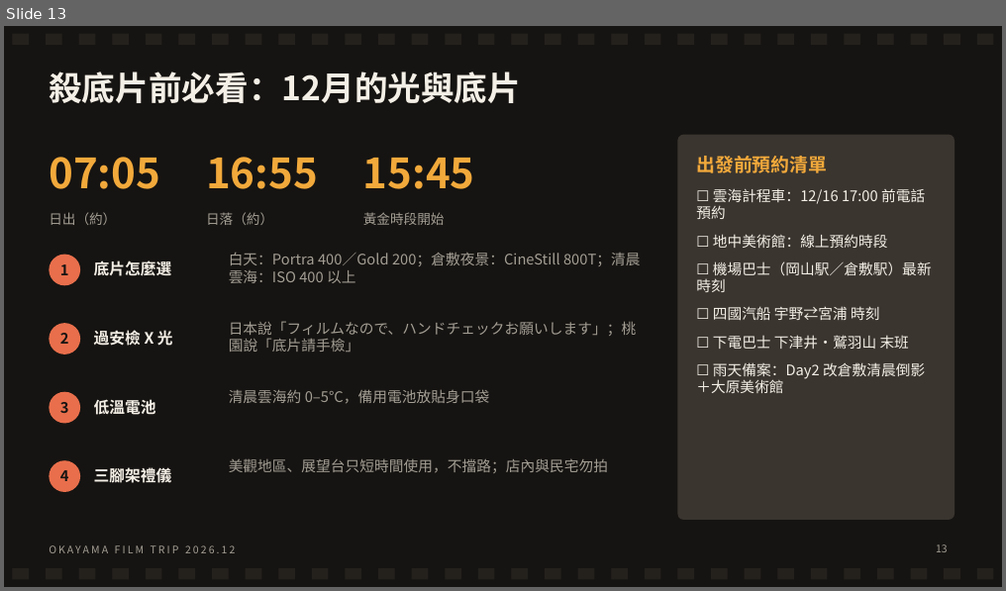
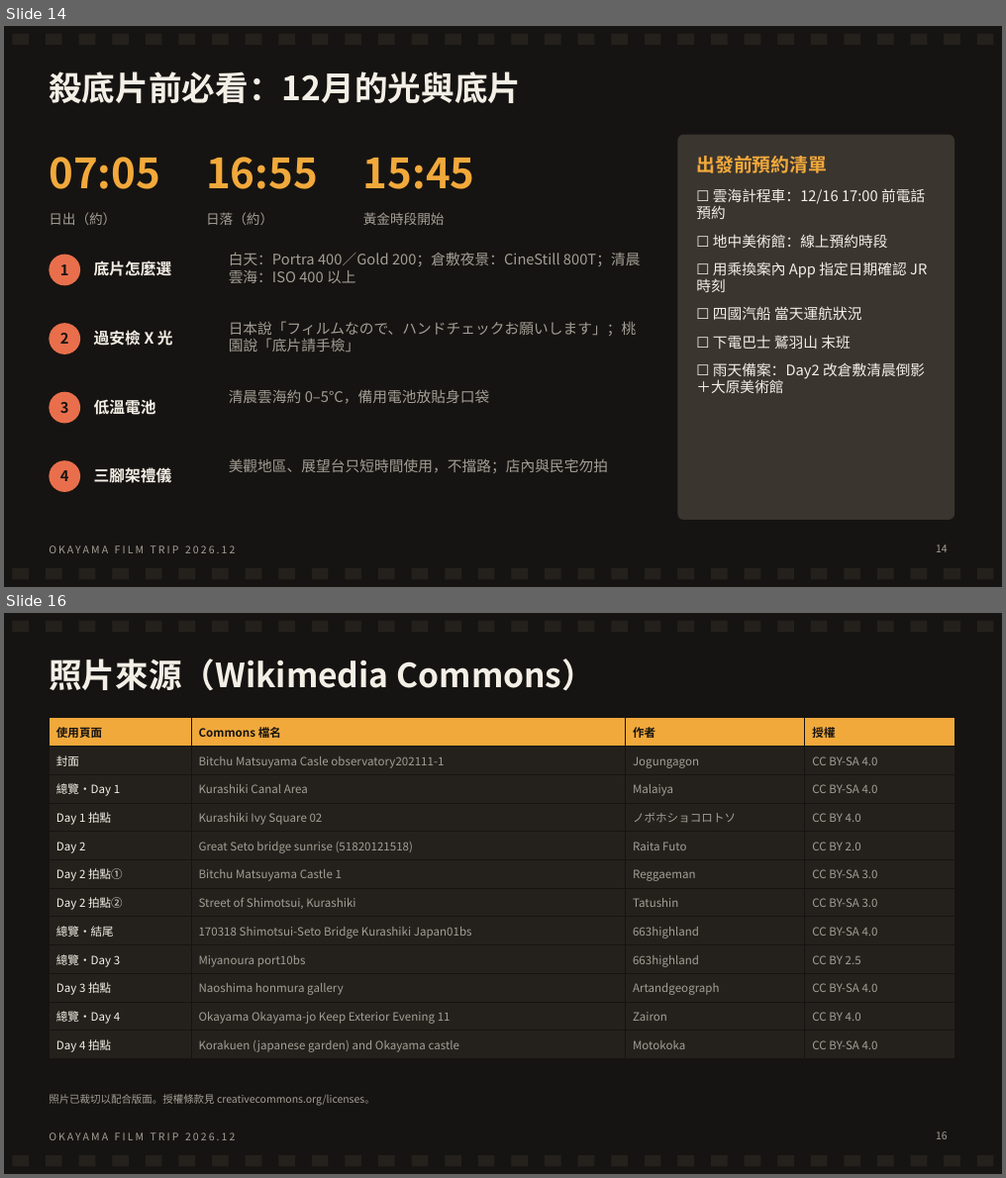
Before and after one commit to leoimpact999/djokovic-vs-sinner-analysis, a slide deck: 岡山4天3夜_底片獵景之旅.pptx. Shown one above the other, each under a label of ours: slide 13 before the commit, slides 14 and 16 after it; the slides between them are not shown. The pictures are 1006x591 and 1006x1178 pixels, drawn with LibreOffice and Linux fonts; fonts in the diff are those of the drawing. Boxes give left, top, right and bottom in pixels: in the first picture for what was removed or moved away, otherwise in the second. Text is boxed around its words. In the diff, an @@ line names an element or a change of style, - is before the commit and + after.

```diff
--- a/岡山4天3夜_底片獵景之旅.pptx
+++ b/岡山4天3夜_底片獵景之旅.pptx
@@ slide 16 added at (4,613,1002,1174), background #161412; not listed: 61 template elements that a slide beside it also shows @@
@@ title added at (49,659,596,691), 32 pt, text #F4EFE6, bold @@
+照片來源（Wikimedia Commons）
@@ table added at (49,718,954,1057), 12 rows, 4 columns @@
+使用頁面 | Commons 檔名 | 作者 | 授權
+封面 | Bitchu Matsuyama Casle observatory202111-1 | Jogungagon | CC BY-SA 4.0
+總覽・Day 1 | Kurashiki Canal Area | Malaiya | CC BY-SA 4.0
+Day 1 拍點 | Kurashiki Ivy Square 02 | ノボホショコロトソ | CC BY 4.0
+Day 2 | Great Seto bridge sunrise (51820121518) | Raita Futo | CC BY 2.0
+Day 2 拍點① | Bitchu Matsuyama Castle 1 | Reggaeman | CC BY-SA 3.0
+Day 2 拍點② | Street of Shimotsui, Kurashiki | Tatushin | CC BY-SA 3.0
+總覽・結尾 | 170318 Shimotsui-Seto Bridge Kurashiki Japan01bs | 663highland | CC BY-SA 4.0
+總覽・Day 3 | Miyanoura port10bs | 663highland | CC BY 2.5
+Day 3 拍點 | Naoshima honmura gallery | Artandgeograph | CC BY-SA 4.0
+總覽・Day 4 | Okayama Okayama-jo Keep Exterior Evening 11 | Zairon | CC BY 4.0
+Day 4 拍點 | Korakuen (japanese garden) and Okayama castle | Motokoka | CC BY-SA 4.0
@@ text added at (49,1094,375,1106), 10 pt, text #A39E94 @@
+照片已裁切以配合版面。授權條款見 creativecommons.org/licenses。
@@ page number added at (936,1132,947,1140), 10 pt, text #A39E94 @@
+16
@@ what was slide 13 is now slide 14 @@
@@ slide 14 changed as well @@
@@ text at (696,262,927,349): text changed @@
-☐ 機場巴士（岡山駅／倉敷駅）最新時刻
-☐ 四國汽船 宇野⇄宮浦 時刻
-☐ 下電巴士 下津井・鷲羽山 末班
+☐ 用乘換案內 App 指定日期確認 JR 時刻
+☐ 四國汽船 當天運航狀況
+☐ 下電巴士 鷲羽山 末班
@@ page number at (936,545,947,553): text changed @@
-13
+14
```
Also in this commit, not shown: 14 other slides changed, 1 other slide added.
